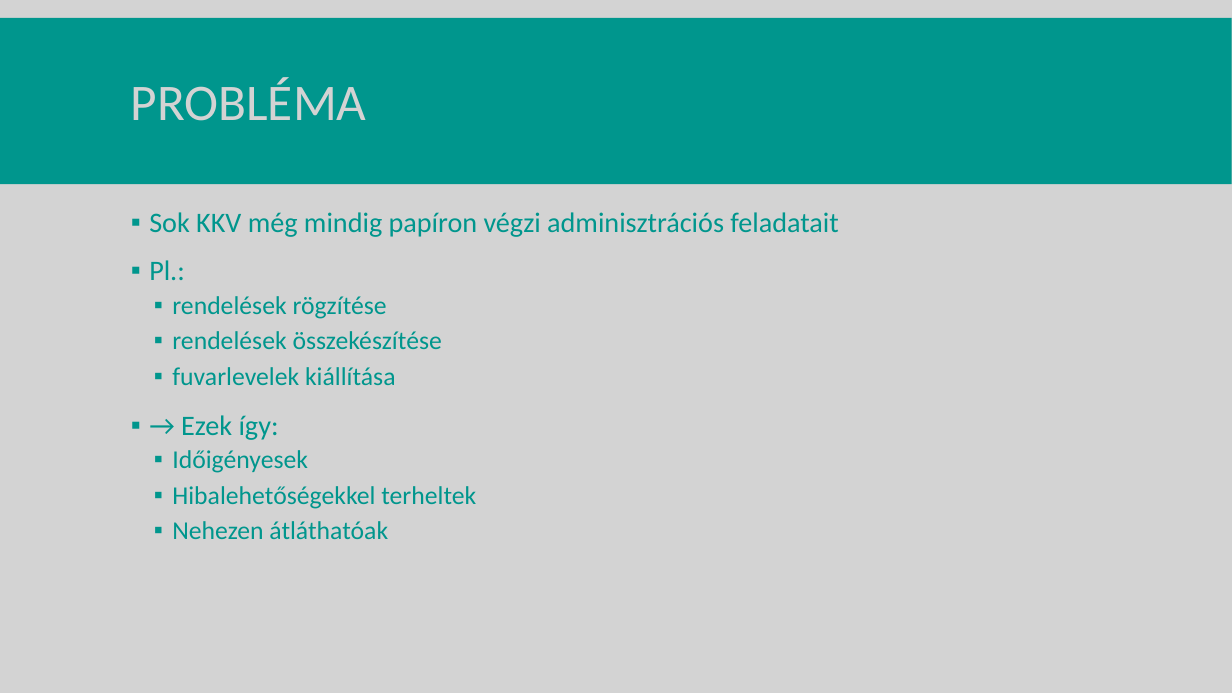
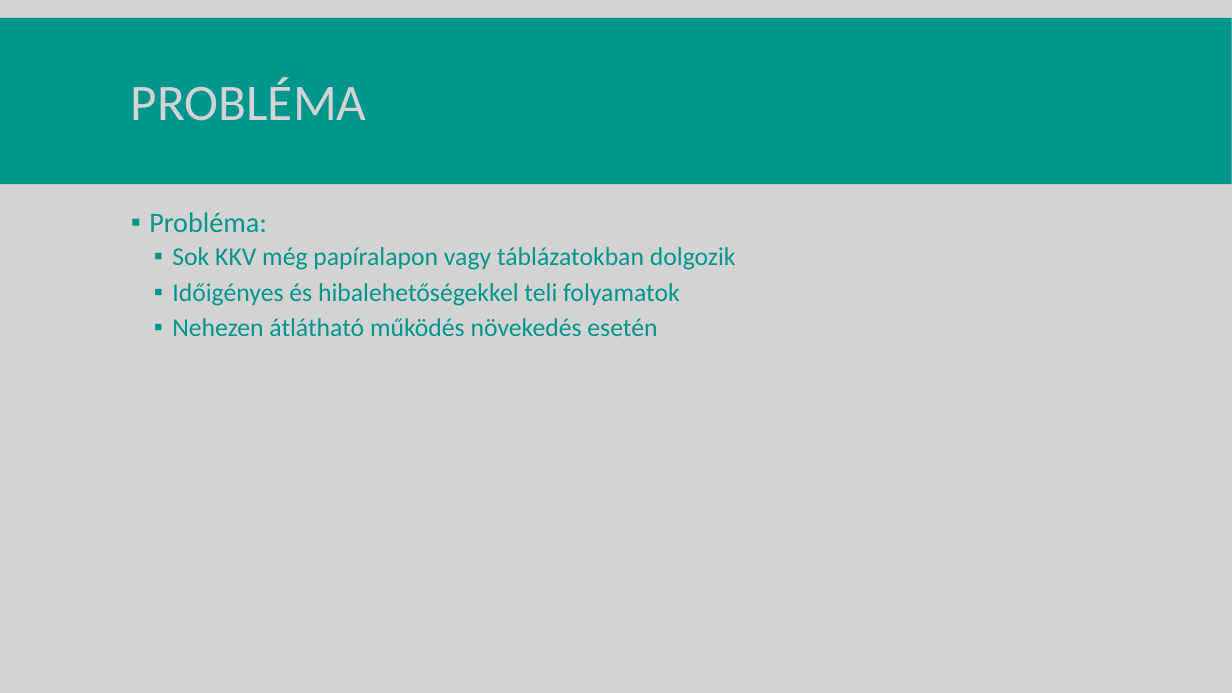
Before and after one commit to Decse1/13_S1_7_vizsgaremek, a slide deck: slide 2 of szerkesztendo_dokumentumok/prezentacio_REKA.pptx. Drawn at 1232x693 pixels with LibreOffice and Linux fonts; fonts in the diff are those of the drawing. Boxes give left, top, right and bottom in pixels: in the first picture for what was removed or moved away, otherwise in the second. Text is boxed around its words. In the diff, an @@ line names an element or a change of style, - is before the commit and + after.

```diff
--- a/szerkesztendo_dokumentumok/prezentacio_REKA.pptx
+++ b/szerkesztendo_dokumentumok/prezentacio_REKA.pptx
@@ text at bbox=[149, 212, 736, 336]: text changed @@
-▪ Sok KKV még mindig papíron végzi adminisztrációs feladatait
-▪ Pl.:
-  ▪ rendelések rögzítése
-  ▪ rendelések összekészítése
-  ▪ fuvarlevelek kiállítása
-▪ → Ezek így:
-  ▪ Időigényesek
-  ▪ Hibalehetőségekkel terheltek
-  ▪ Nehezen átláthatóak
+▪ Probléma:
+  ▪ Sok KKV még papíralapon vagy táblázatokban dolgozik
+  ▪ Időigényes és hibalehetőségekkel teli folyamatok
+  ▪ Nehezen átlátható működés növekedés esetén
```
Also in this commit, not shown: 2 other slides changed, 7 slides added, 3 slides removed.
